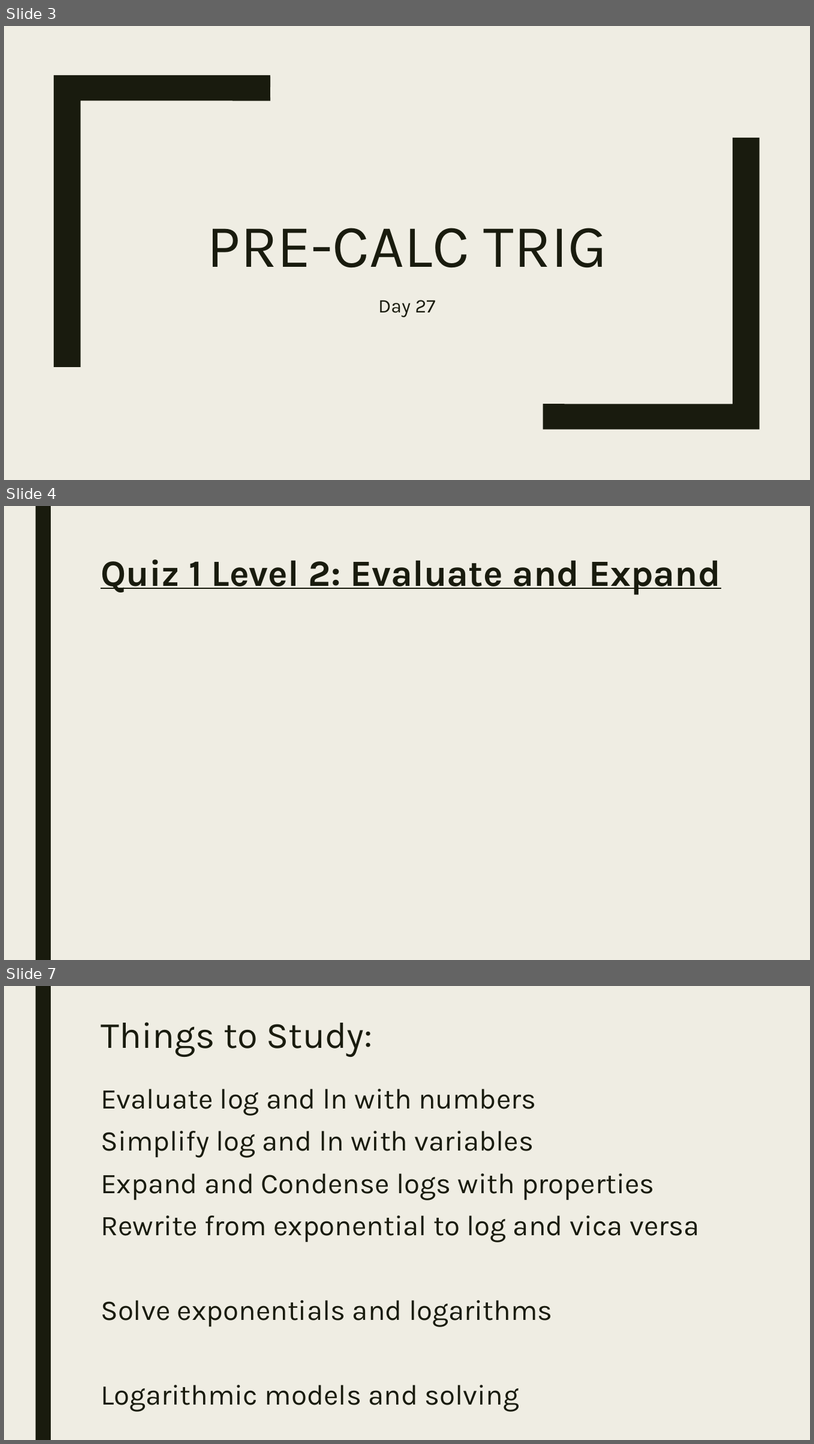
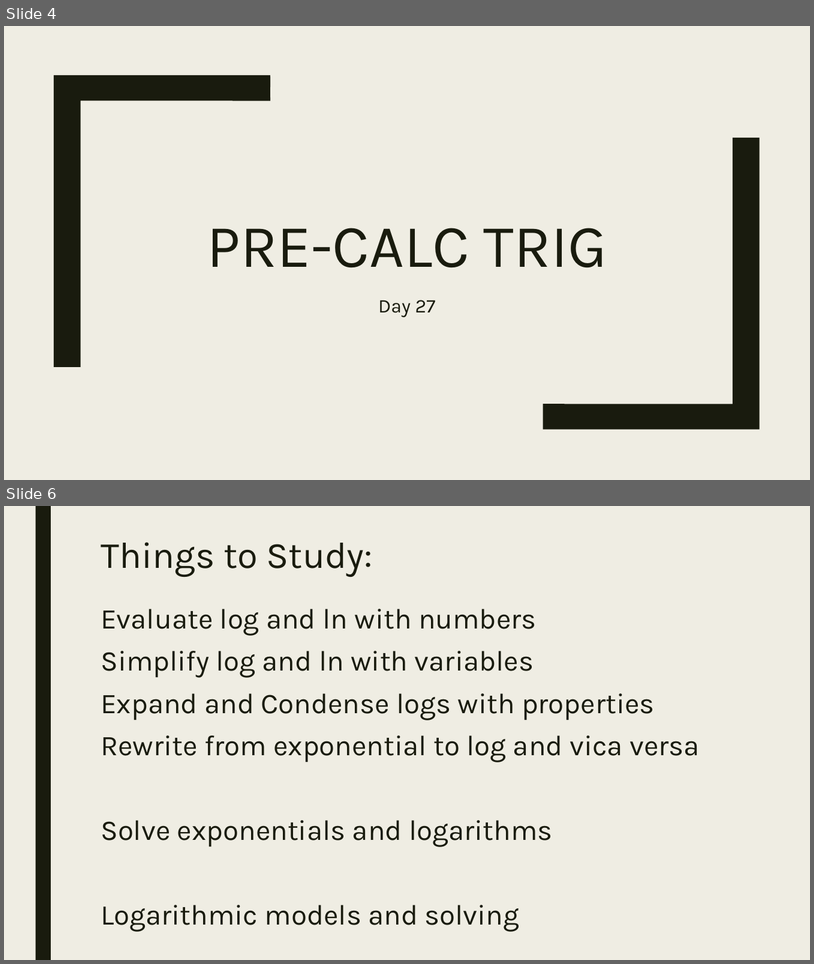
Before and after one commit to codecuddy/algebra_3-4, a slide deck: _PowerPoints/2nd Semester/Unit 9 Logarithms/Algebra_4_Day_078 Quiz and Test Review.pptx. Shown one above the other, each under a label of ours: slides 3, 4 and 7 before the commit, slides 4 and 6 after it; the slides between them are not shown. The pictures are 814x1444 and 814x964 pixels, drawn with LibreOffice and Linux fonts; fonts in the diff are those of the drawing; grey boxes stand for pictures. Boxes give left, top, right and bottom in pixels: in the first picture for what was removed or moved away, otherwise in the second. Text is boxed around its words. In the diff, an @@ line names an element or a change of style, - is before the commit and + after.

Commit message:
update quiz

```diff
--- a/_PowerPoints/2nd Semester/Unit 9 Logarithms/Algebra_4_Day_078 Quiz and Test Review.pptx
+++ b/_PowerPoints/2nd Semester/Unit 9 Logarithms/Algebra_4_Day_078 Quiz and Test Review.pptx
@@ slide 4 removed at box(4, 506, 810, 960), background #EFEDE3; not listed: 1 template element that a slide beside it also shows @@
@@ title removed at box(101, 559, 721, 595) @@
-Quiz 1 Level 2: Evaluate and Expand
@@ what was slide 3 is now slide 4 @@
@@ what was slide 7 is now slide 6 @@
```
Also in this commit, not shown: 1 slide changed, 1 slide added, 1 other slide removed, 1 other file.
